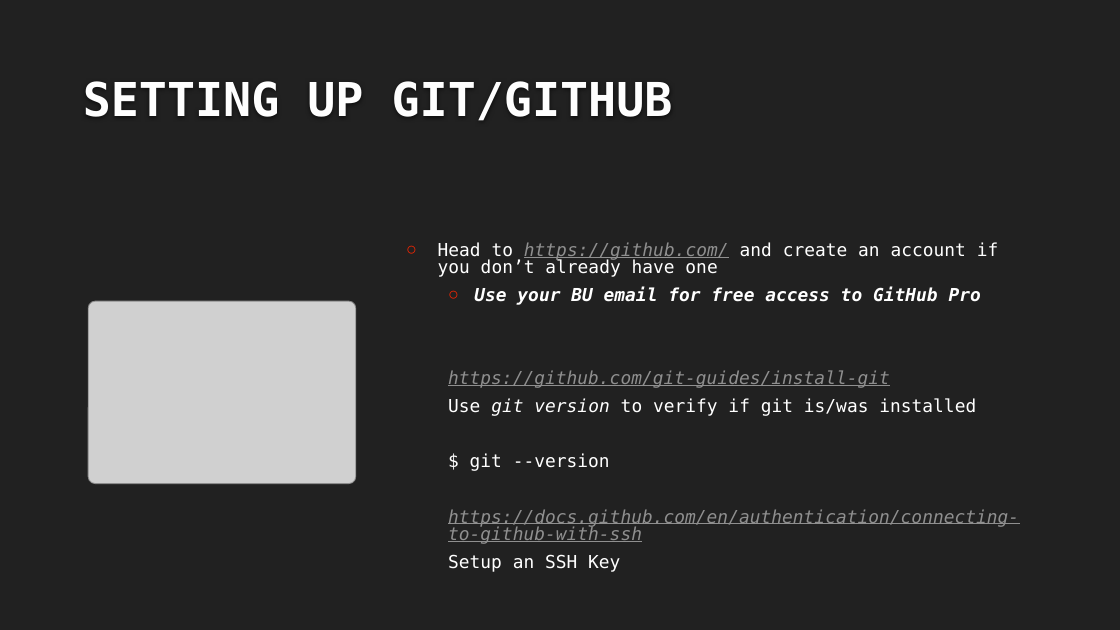
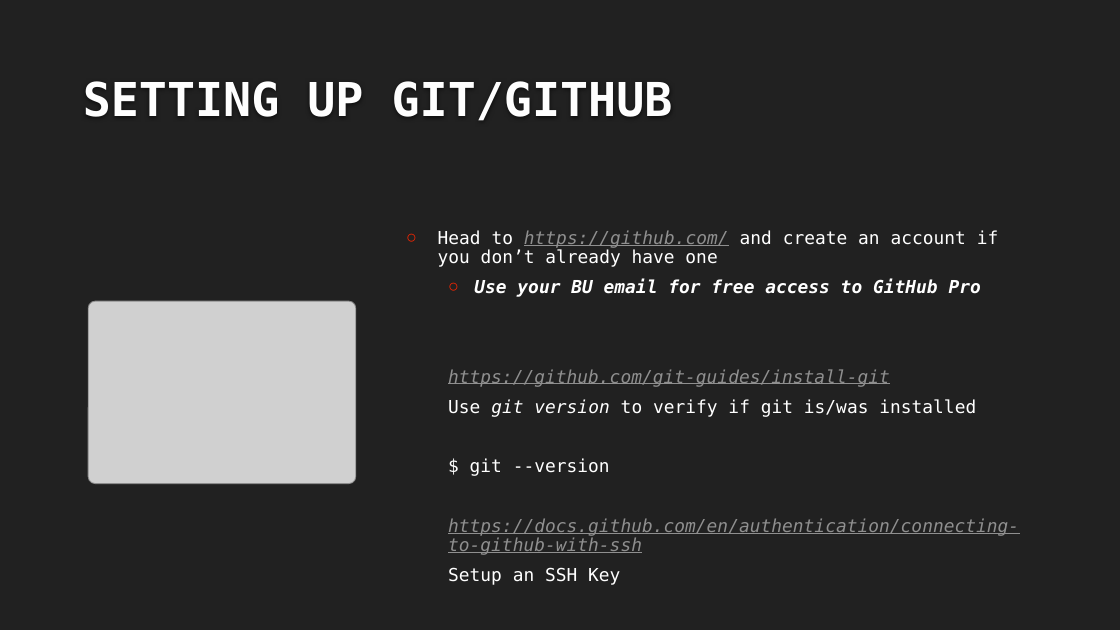
Before and after one commit to ArkashJ/CS411_labs, a slide deck: slide 6 of lab1/Lab-01.pptx. Drawn at 1120x630 pixels with LibreOffice and Linux fonts; fonts in the diff are those of the drawing; grey boxes stand for pictures; background and template pictures are left out. Boxes give left, top, right and bottom in pixels: in the first picture for what was removed or moved away, otherwise in the second. Text is boxed around its words. In the diff, an @@ line names an element or a change of style, - is before the commit and + after.

```diff
--- a/lab1/Lab-01.pptx
+++ b/lab1/Lab-01.pptx
@@ text "Head to https://github.com/ and create ..." at [438,230,1019,585]: line spacing 0.8 to 0.9 @@
```
Also in this commit, not shown: 3 other files.
